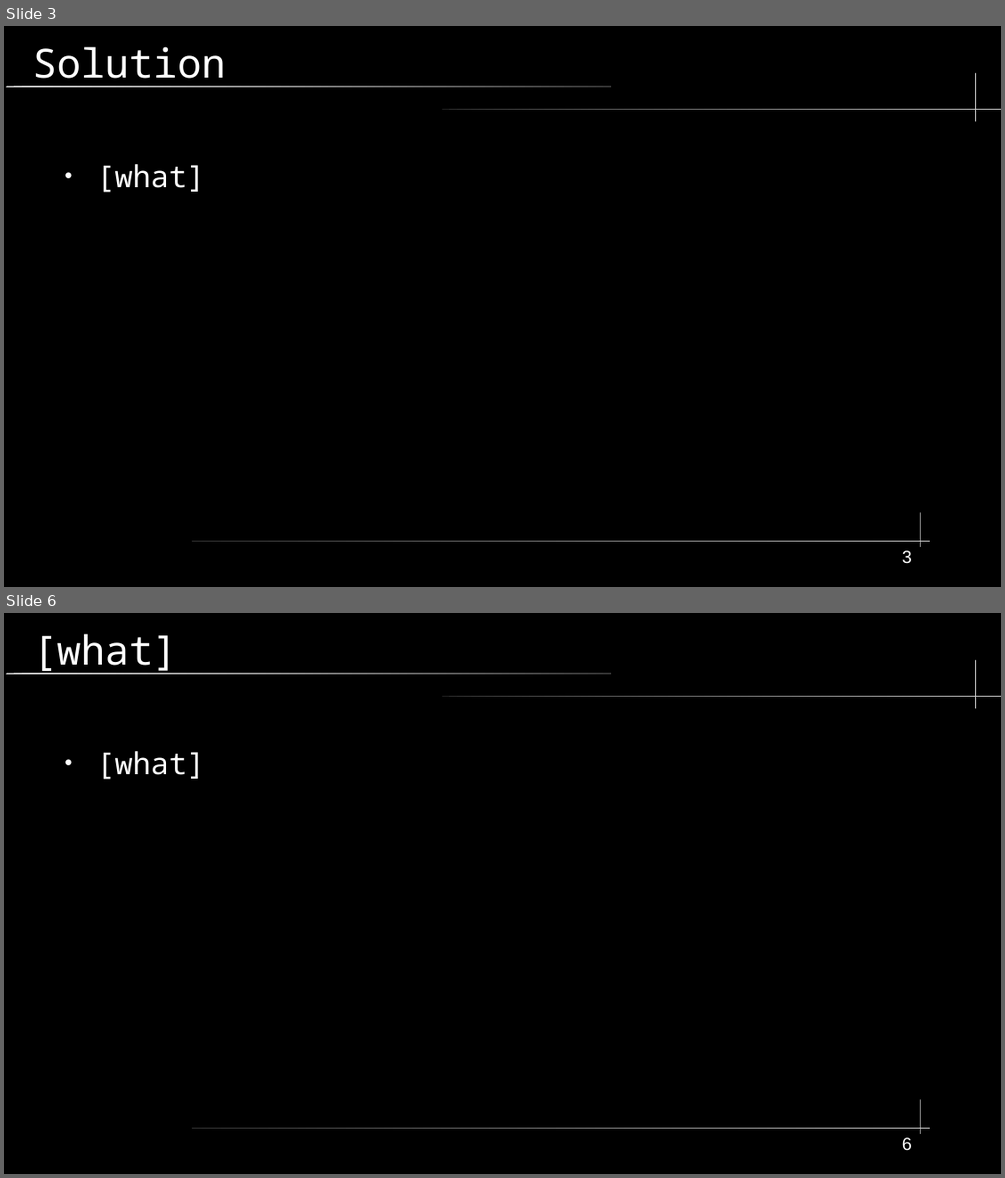
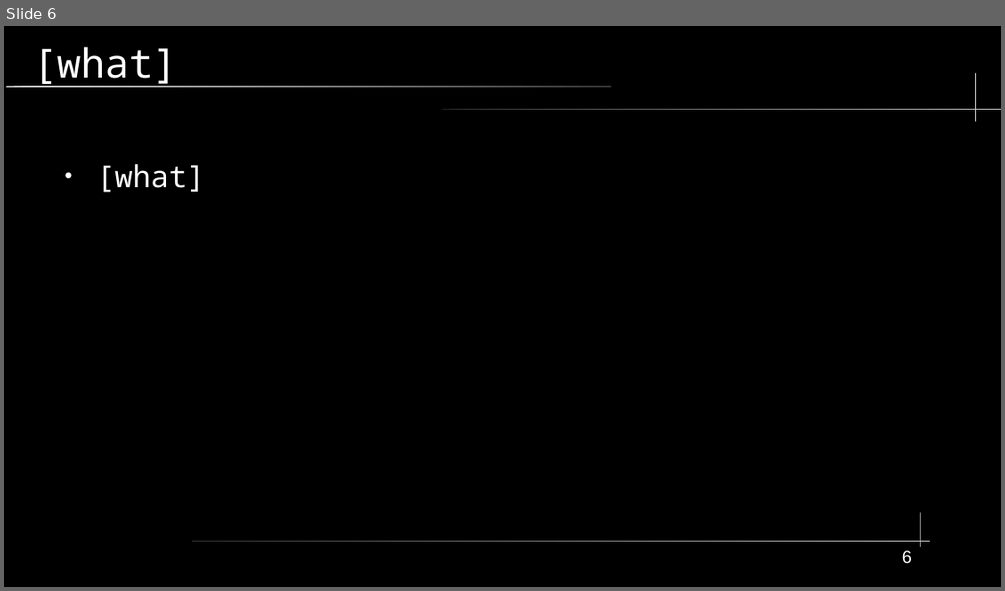
Before and after one commit to shinymonitor/hackyeah, a slide deck: presentation.odp. Shown one above the other, each under a label of ours: slides 3 and 6 before the commit, slide 6 after it; the slides between them are not shown. The pictures are 1005x1178 and 1005x591 pixels, drawn with LibreOffice and Linux fonts; fonts in the diff are those of the drawing. Boxes give left, top, right and bottom in pixels: in the first picture for what was removed or moved away, otherwise in the second. Text is boxed around its words. In the diff, an @@ line names an element or a change of style, - is before the commit and + after.

```diff
--- a/presentation.odp
+++ b/presentation.odp
@@ slide 3 removed at (4,26,1001,587), background #000000; not listed: 5 template elements that a slide beside it also shows @@
@@ title removed at (32,46,226,87) @@
-Solution
@@ text removed at (97,164,205,192) @@
-● [what]
@@ page number removed at (902,550,912,564) @@
-3
```
Also in this commit, not shown: 3 slides changed, 2 slides added, 1 other slide removed, 7 other files.
